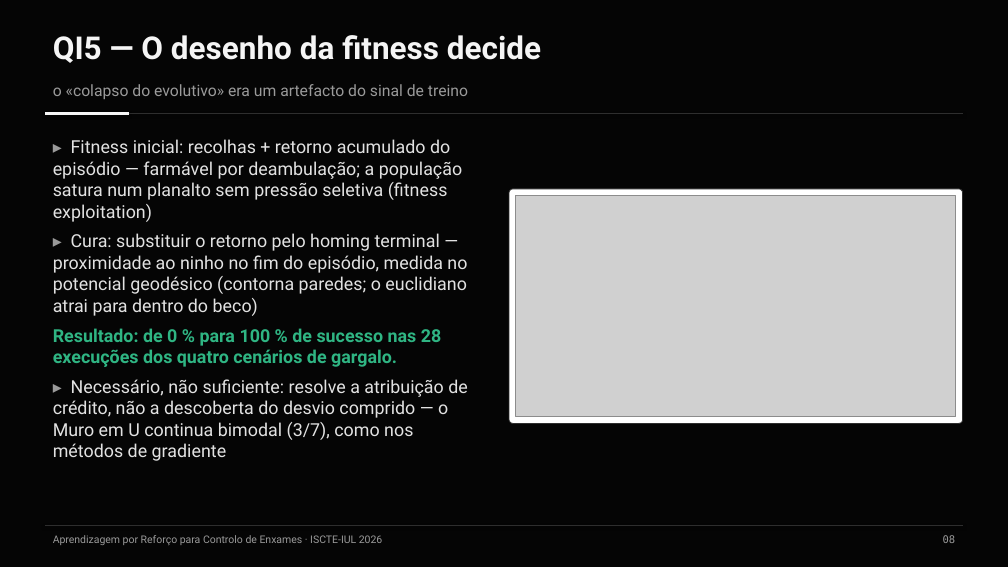
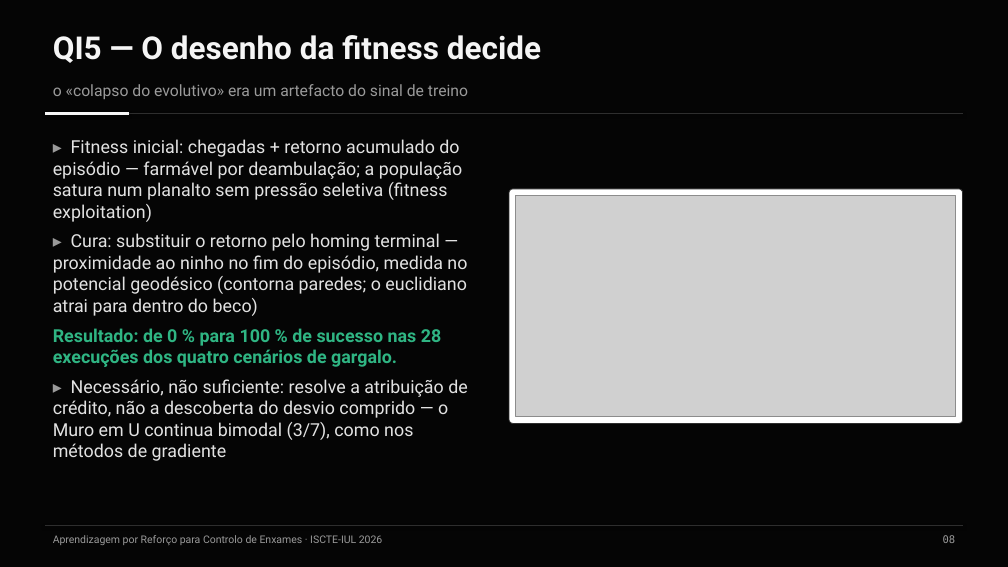
Before and after one commit to Pombo2001/swarm-robotics-tese, a slide deck: slide 9 of Defesa/slides_defesa.pptx. Drawn at 1008x567 pixels with LibreOffice and Linux fonts; fonts in the diff are those of the drawing; grey boxes stand for pictures. Boxes give left, top, right and bottom in pixels: in the first picture for what was removed or moved away, otherwise in the second. Text is boxed around its words. In the diff, an @@ line names an element or a change of style, - is before the commit and + after.

```diff
--- a/Defesa/slides_defesa.pptx
+++ b/Defesa/slides_defesa.pptx
@@ text at (x1=53, y1=139, x2=462, y2=222): text changed @@
-▸ Fitness inicial: recolhas + retorno acumulado do episódio — farmável por deambulação; a população satura num planalto sem pressão seletiva (fitness exploitation)
+▸ Fitness inicial: chegadas + retorno acumulado do episódio — farmável por deambulação; a população satura num planalto sem pressão seletiva (fitness exploitation)
```
Also in this commit, not shown: 10 other slides changed, 41 other files.
